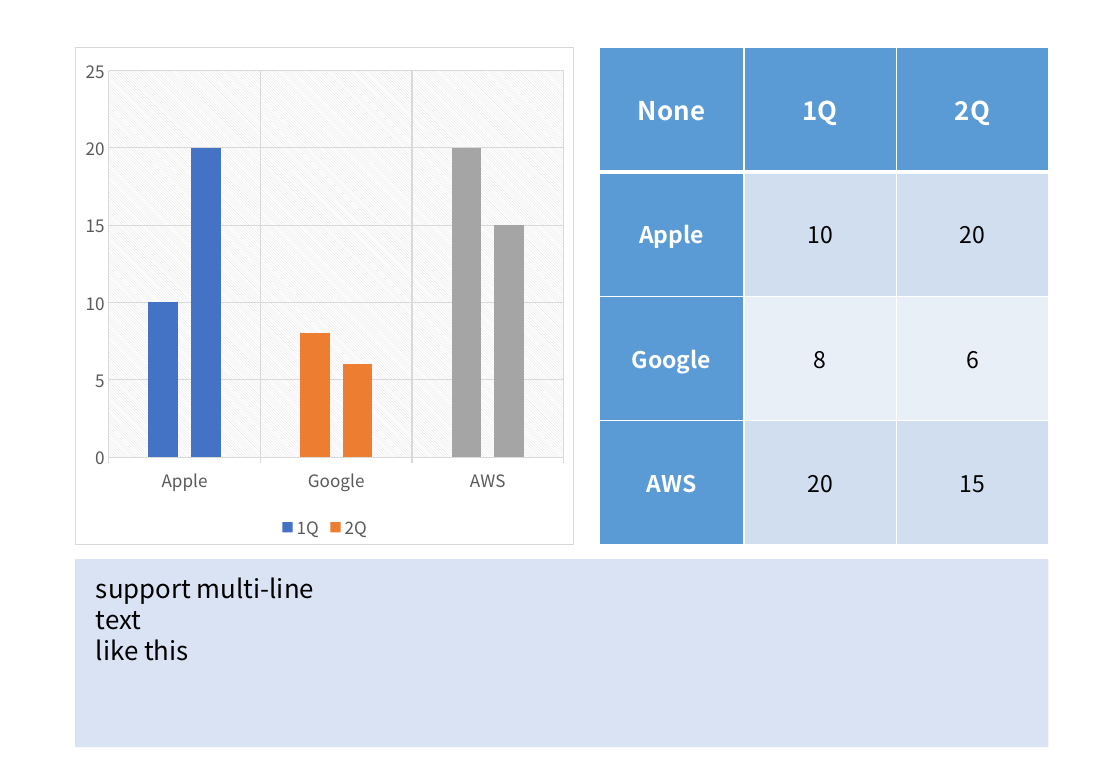
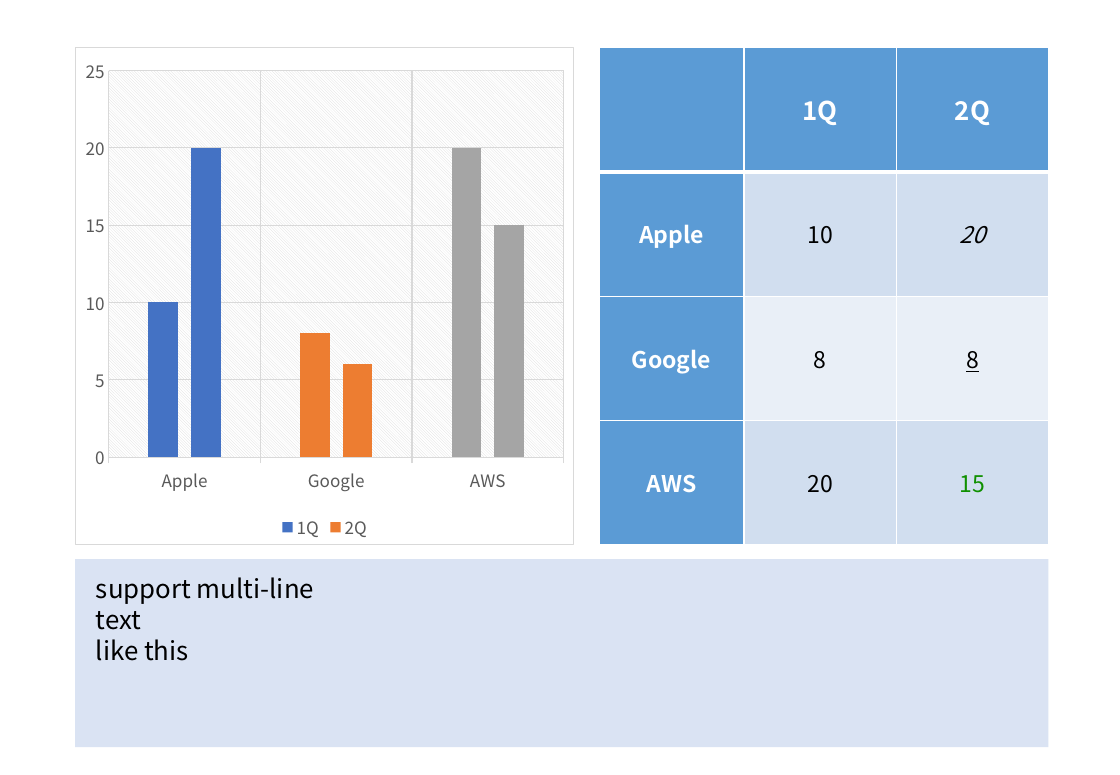
Before and after one commit to spaceone-dev/PPTT, a slide deck: slide 4 of example/simple_ppt/clone.pptx. Drawn at 1120x775 pixels with LibreOffice and Linux fonts; fonts in the diff are those of the drawing. Boxes give left, top, right and bottom in pixels: in the first picture for what was removed or moved away, otherwise in the second. Text is boxed around its words. In the diff, an @@ line names an element or a change of style, - is before the commit and + after.

```diff
--- a/example/simple_ppt/clone.pptx
+++ b/example/simple_ppt/clone.pptx
@@ table at (599,48,1048,545) @@
-row 1, column 1: None
+row 1, column 1: 
-row 3, column 3: 6
+row 3, column 3: 8
@@ text colour #FFFFFF to none in "1Q", "2Q", "Apple", "Google" and 1 more places @@
@@ text colour #000000 to none in "10", "20", "8", "20" @@
@@ italic on in "20" @@
@@ text colour #000000 to #0F9000 in "15" @@
```
Also in this commit, not shown: 2 other slides changed, 5 other files.
